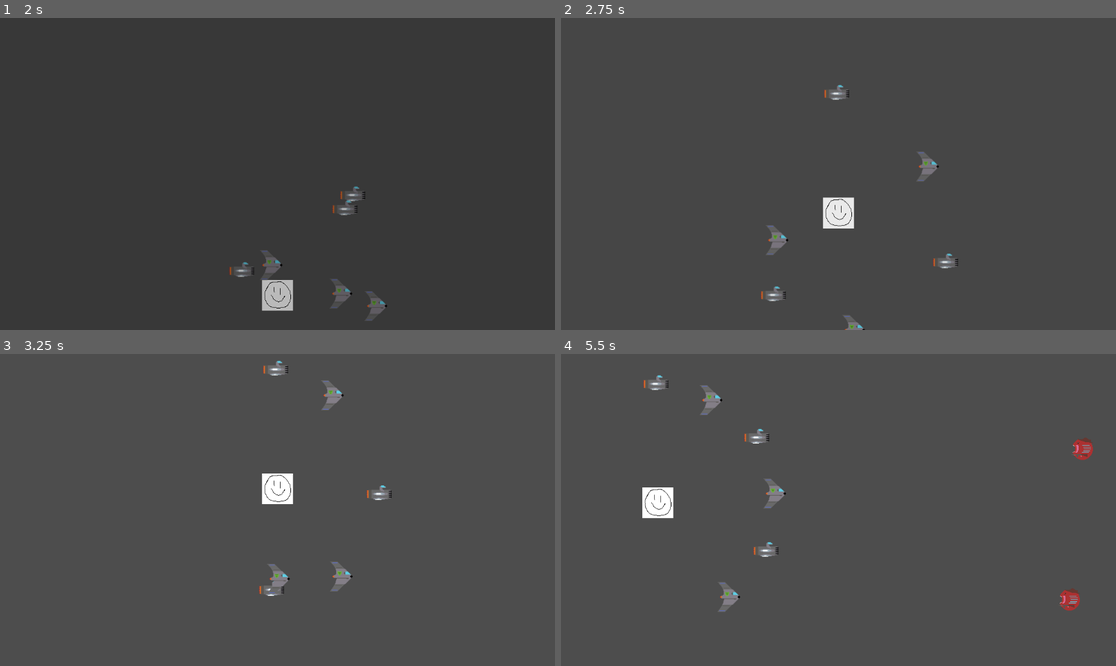
Above: before the commit, frames 1-4 (two rows, left to right).
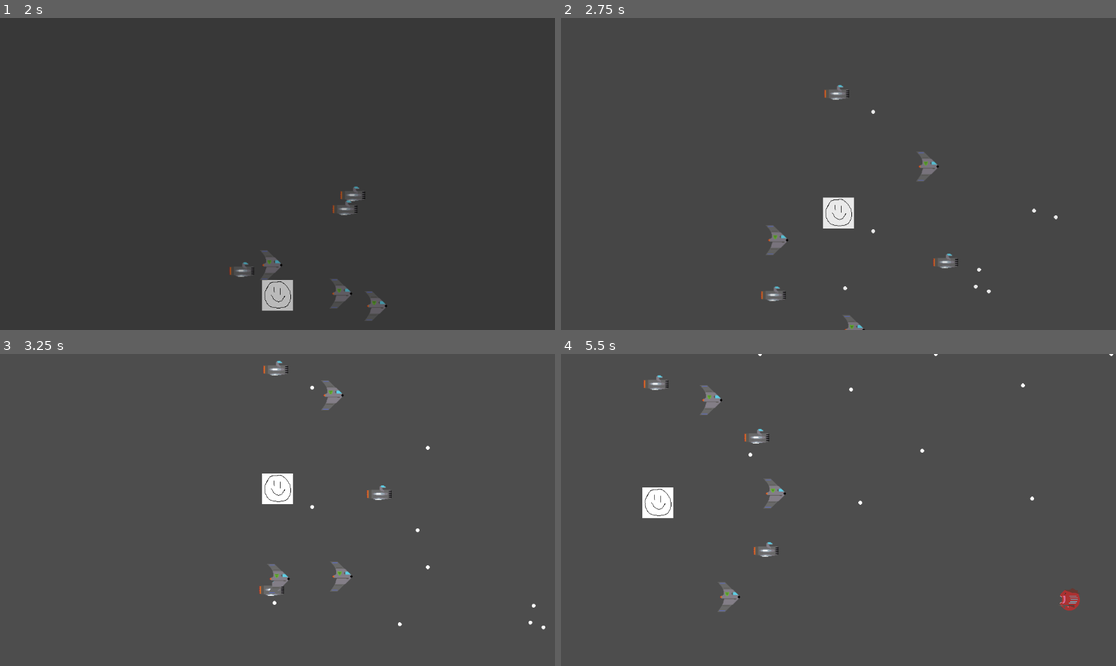
Above: after the commit, the same moments.

Repository: tfmertz/gamedevtv-jam-2026
Game: Godot game, scene res://scene/main.tscn
The game is run twice, just before and just after one commit, with the same random seed, the same clock (stepped at 60 frames per second) and the same inputs.
Inputs:
- Up to frame 1 (2 s): click "START" at 0.5 s; click "START" at 1.25 s
- Up to frame 2 (2.75 s): tap Enter at 2 s; hold W (move_up) from 2.03 s (still down); tap F (cycle_formation) at 2.1 s
- Up to frame 3 (3.25 s): keep holding W (move_up); tap R (cycle_spacing) at 2.85 s
- Up to frame 4 (5.5 s): release W (move_up) at 3.53 s; hold A (move_left) 3.53-5.03 s; tap 3 at 3.6 s; tap 4 at 4.35 s; hold S (move_down) from 5.03 s (still down); tap 5 at 5.1 s

Frame 1 is identical in both runs. In frame 2, less than 0.1% of the frame differs, in the area x 50-90%, y 29-89%; in frame 3, less than 0.1%; in frame 4, 0.3%, in the area x 33-100%, y 0-49%.

Commit message:
Fix bullet bugs

Diff:
--- a/scene/bullet.gd
+++ b/scene/bullet.gd
@@ -57,6 +57,10 @@
 
 
 func _on_area_entered(area: Area2D) -> void:
+	# Don't do anything for matching areas
+	# Bullet will kill itself of any area that doesn't match its z_index
+	if z_index == area.z_index:
+		return
 	# only hit things that can be damaged
 	# TODO(tom) we might want to scope bullet layers so enemy and player bullets don't
 	# collider with eachother, or we might want that, IDK, leaving for now to ignore
--- a/scene/enemy_ship_node.tscn
+++ b/scene/enemy_ship_node.tscn
@@ -26,14 +26,14 @@
 [sub_resource type="CapsuleShape2D" id="CapsuleShape2D_cpmmr"]
 
 [sub_resource type="CircleShape2D" id="CircleShape2D_qpxp6"]
-radius = 52.0
+radius = 24.0
 
 [node name="EnemyShipNode" type="Area2D" unique_id=1841324561]
 script = ExtResource("1_fco4n")
 
 [node name="sprite" type="AnimatedSprite2D" parent="." unique_id=1209264211]
 sprite_frames = SubResource("SpriteFrames_65l50")
-animation = &"enemy_big"
+animation = &"enemy_small"
 
 [node name="bullet_timer" type="Timer" parent="." unique_id=1733135617]
 wait_time = 0.5
